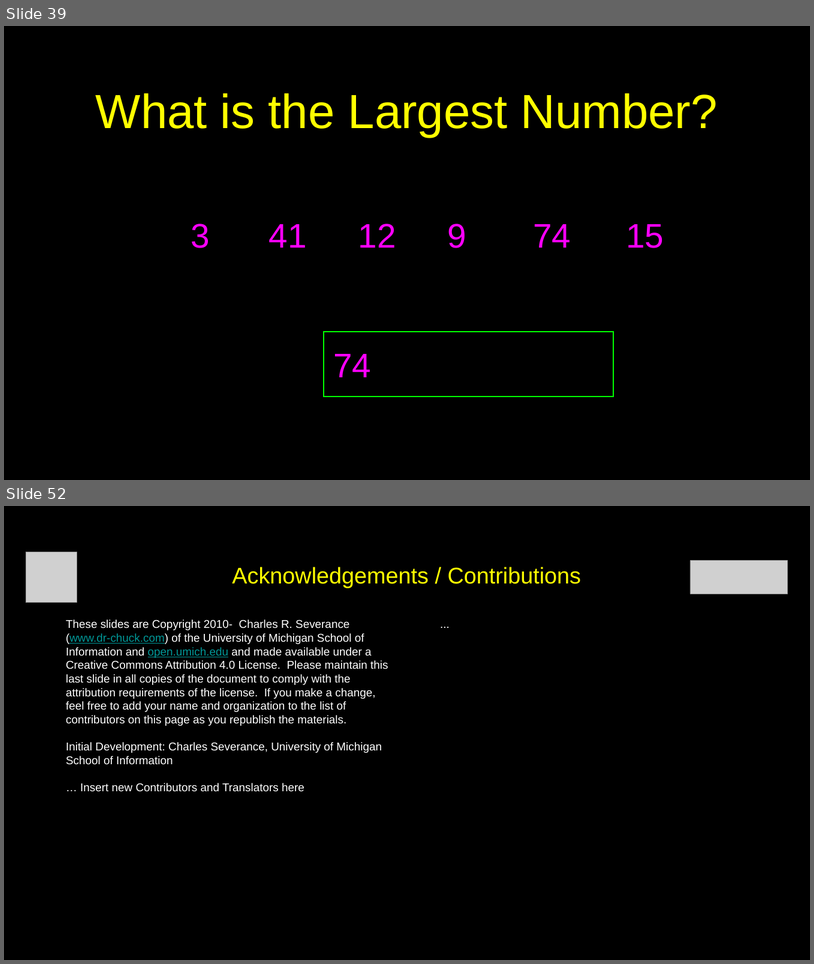
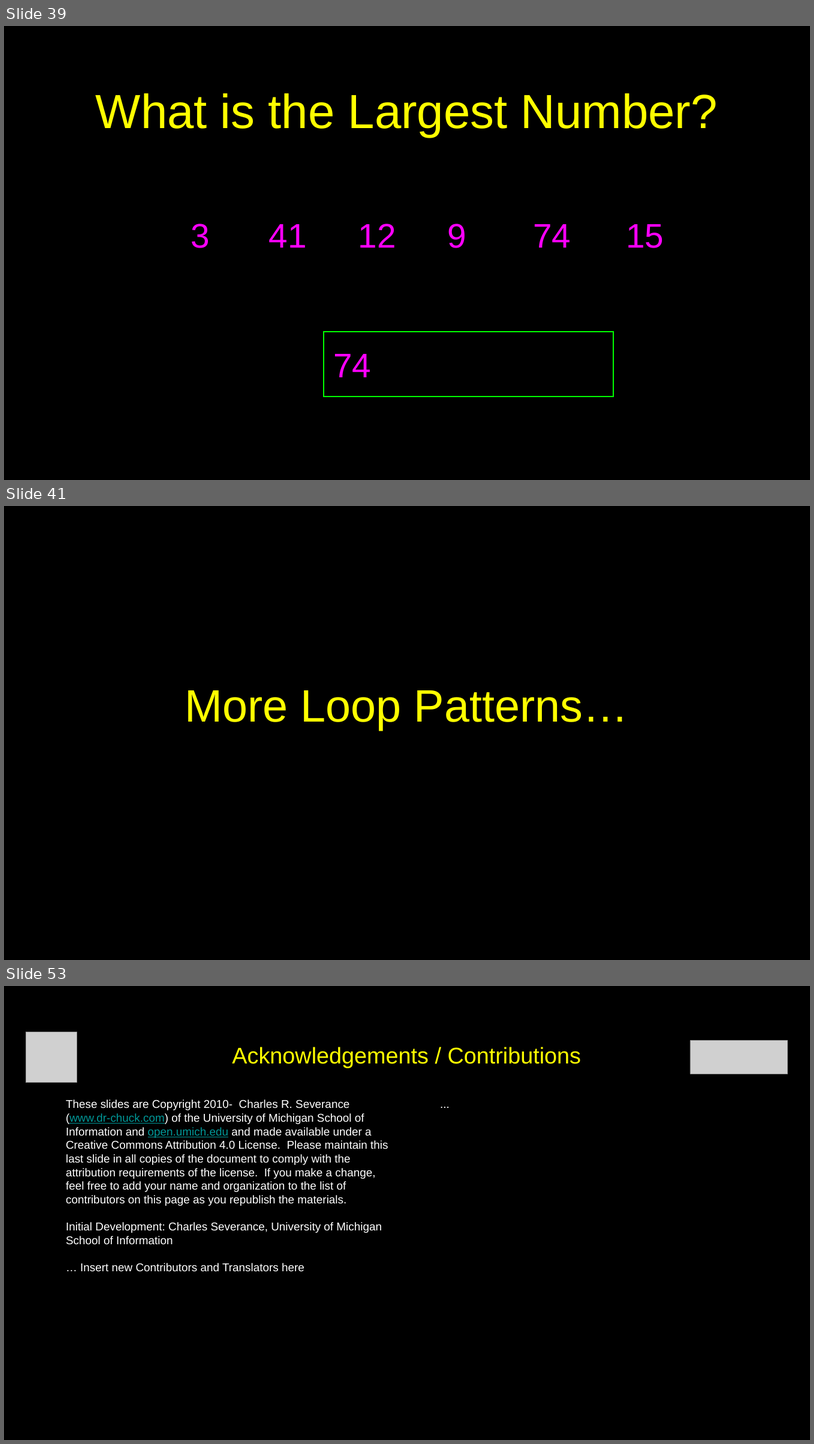
Before and after one commit to csev/py4e, a slide deck: lectures3/Pythonlearn-05-Iterations.pptx. Shown one above the other, each under a label of ours: slides 39 and 52 before the commit, slides 39, 41 and 53 after it; the slides between them are not shown. The pictures are 814x964 and 814x1444 pixels, drawn with LibreOffice and Linux fonts; fonts in the diff are those of the drawing; grey boxes stand for pictures. Boxes give left, top, right and bottom in pixels: in the first picture for what was removed or moved away, otherwise in the second. Text is boxed around its words. In the diff, an @@ line names an element or a change of style, - is before the commit and + after.

```diff
--- a/lectures3/Pythonlearn-05-Iterations.pptx
+++ b/lectures3/Pythonlearn-05-Iterations.pptx
@@ slide 41 added at <box>4,506,810,960</box>, background #000000; not listed: 1 template element that a slide beside it also shows @@
@@ title added at <box>185,690,629,730</box>, 72 pt, text #FFFF00 @@
+More Loop Patterns…
@@ what was slide 52 is now slide 53 @@
```
Also in this commit, not shown: 28 slides changed, 1 other slide added, 1 slide removed.
